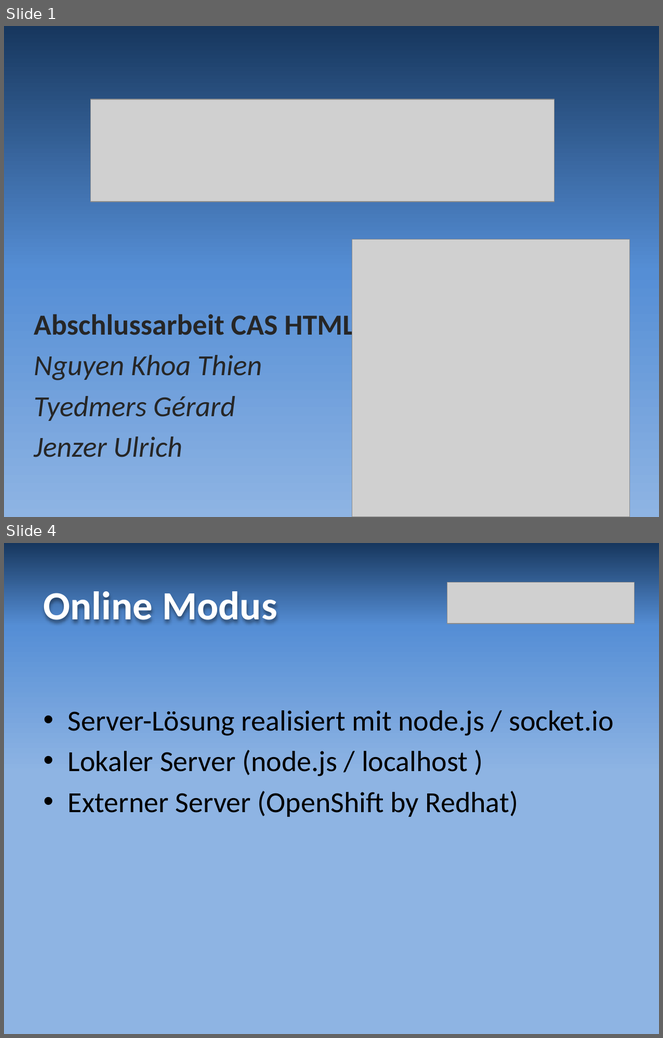
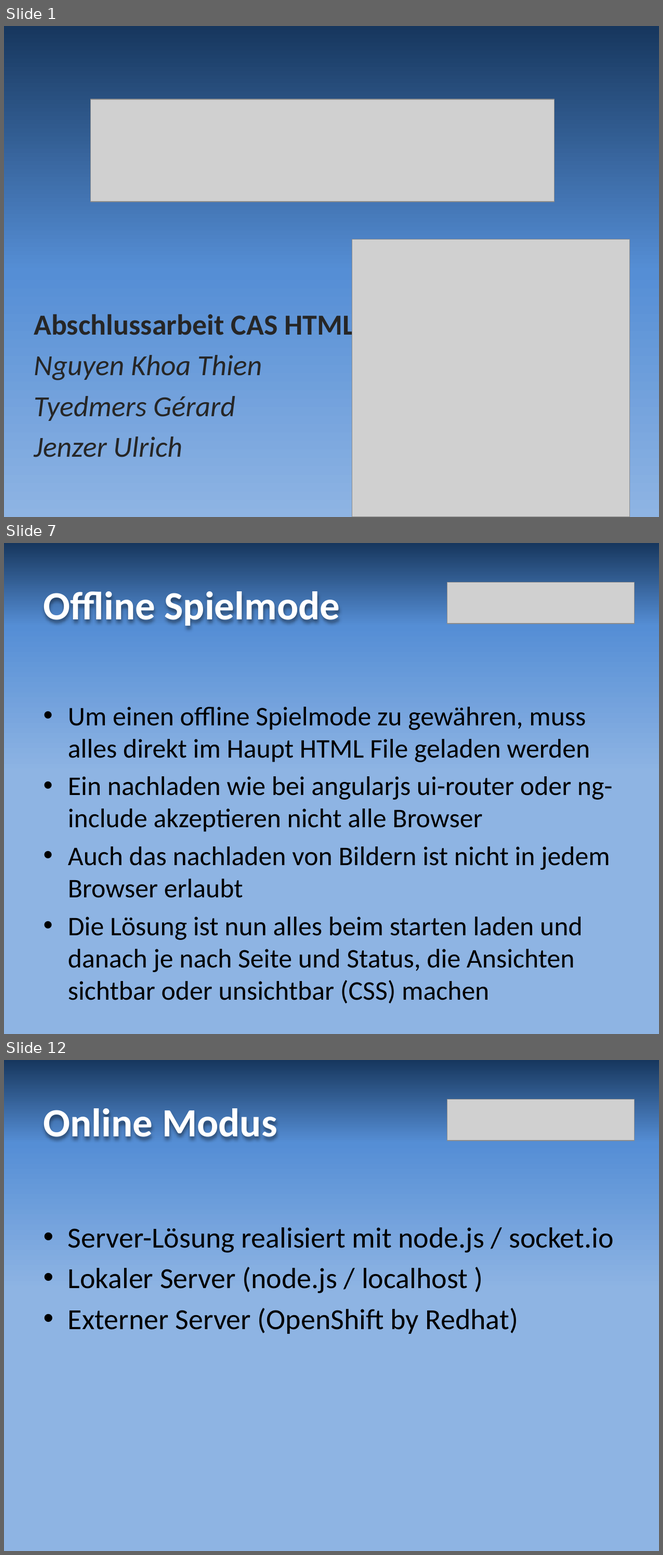
Before and after one commit to grrd01/Reversi---Legacy-BFH-Version, a slide deck: resources/reversi_praesentation.pptx. Shown one above the other, each under a label of ours: slides 1 and 4 before the commit, slides 1, 7 and 12 after it; the slides between them are not shown. The pictures are 663x1038 and 663x1555 pixels, drawn with LibreOffice and Linux fonts; fonts in the diff are those of the drawing; grey boxes stand for pictures. Boxes give left, top, right and bottom in pixels: in the first picture for what was removed or moved away, otherwise in the second. Text is boxed around its words. In the diff, an @@ line names an element or a change of style, - is before the commit and + after.

```diff
--- a/resources/reversi_praesentation.pptx
+++ b/resources/reversi_praesentation.pptx
@@ slide 7 added at box(4, 543, 659, 1034), background gradient #17375E to #558ED5 to #8EB4E3 @@
@@ picture added at box(448, 583, 635, 624) @@
@@ title added at box(44, 591, 340, 626), 44 pt, text #FFFFFF, bold @@
+Offline Spielmode
@@ text added at box(68, 707, 612, 973), 29.6 pt, text #000000 @@
+• Um einen offline Spielmode zu gewähren, muss alles direkt im Haupt HTML File geladen werden
+• Ein nachladen wie bei angularjs ui-router oder ng-include akzeptieren nicht alle Browser
+• Auch das nachladen von Bildern ist nicht in jedem Browser erlaubt
+• Die Lösung ist nun alles beim starten laden und danach je nach Seite und Status, die Ansichten sichtbar oder unsichtbar (CSS) machen
@@ what was slide 4 is now slide 12 @@
```
Also in this commit, not shown: 1 slide changed, 8 other slides added, 1 slide removed.
